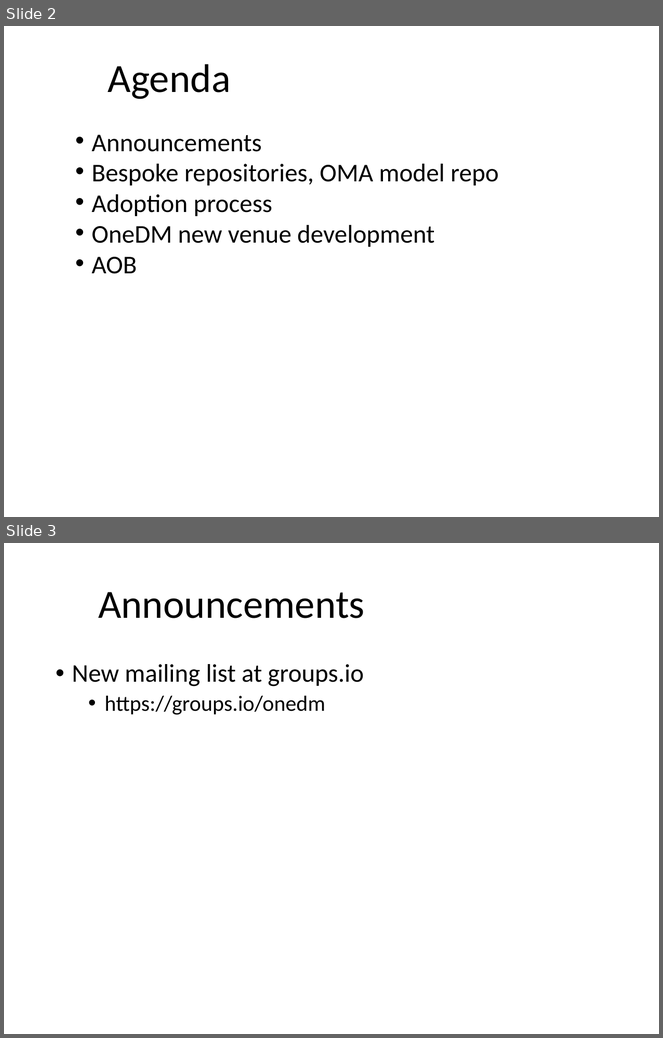
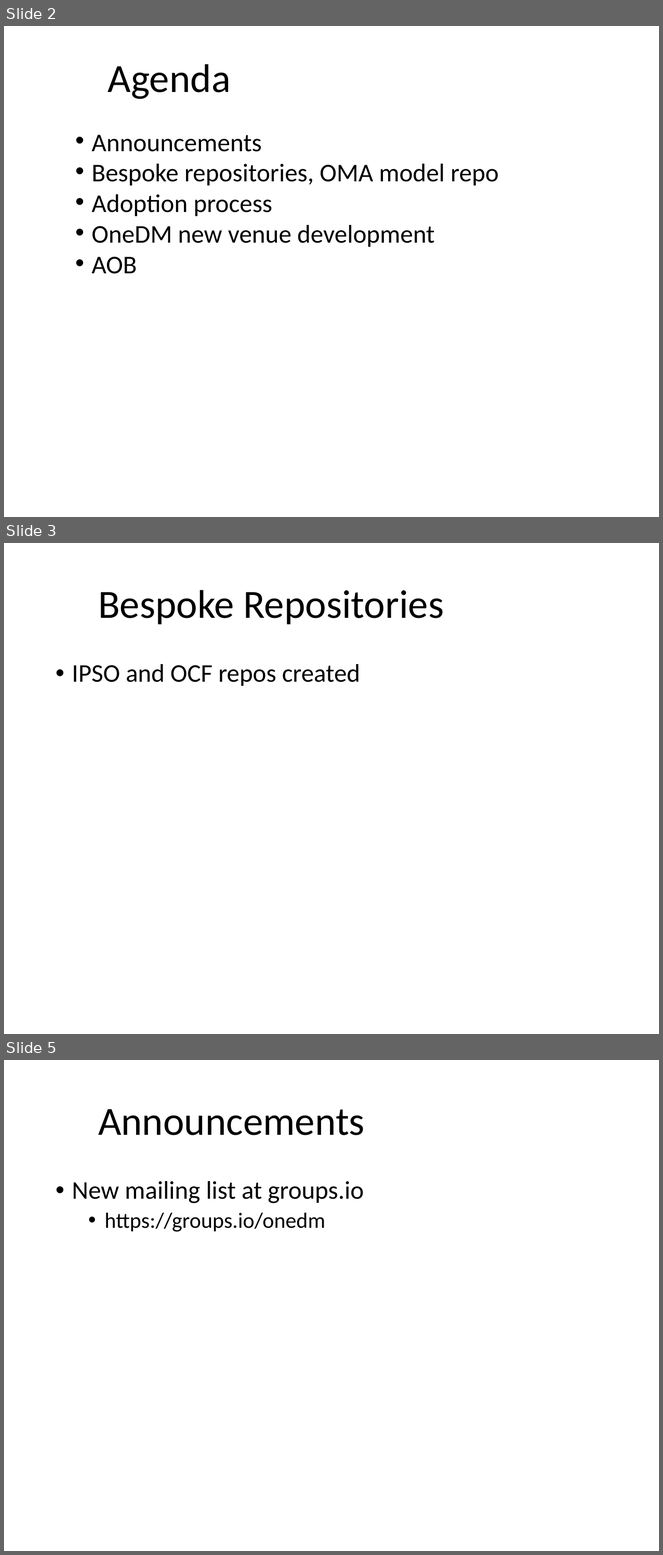
Before and after one commit to one-data-model/onedm-admin, a slide deck: Agenda Materials/onedm-agenda-2022-02-07.pptx. Shown one above the other, each under a label of ours: slides 2 and 3 before the commit, slides 2, 3 and 5 after it; the slides between them are not shown. The pictures are 663x1038 and 663x1555 pixels, drawn with LibreOffice and Linux fonts; fonts in the diff are those of the drawing; background and template pictures are left out. Boxes give left, top, right and bottom in pixels: in the first picture for what was removed or moved away, otherwise in the second. Text is boxed around its words. In the diff, an @@ line names an element or a change of style, - is before the commit and + after.

```diff
--- a/Agenda Materials/onedm-agenda-2022-02-07.pptx
+++ b/Agenda Materials/onedm-agenda-2022-02-07.pptx
@@ slide 3 added at <box>4,543,659,1034</box>, background #FFFFFF @@
@@ title added at <box>98,590,444,625</box>, 44 pt, text #000000 @@
+Bespoke Repositories
@@ text added at <box>72,664,360,686</box>, 28 pt, text #000000 @@
+• IPSO and OCF repos created
@@ what was slide 3 is now slide 5 @@
```
Also in this commit, not shown: 1 other slide added.
